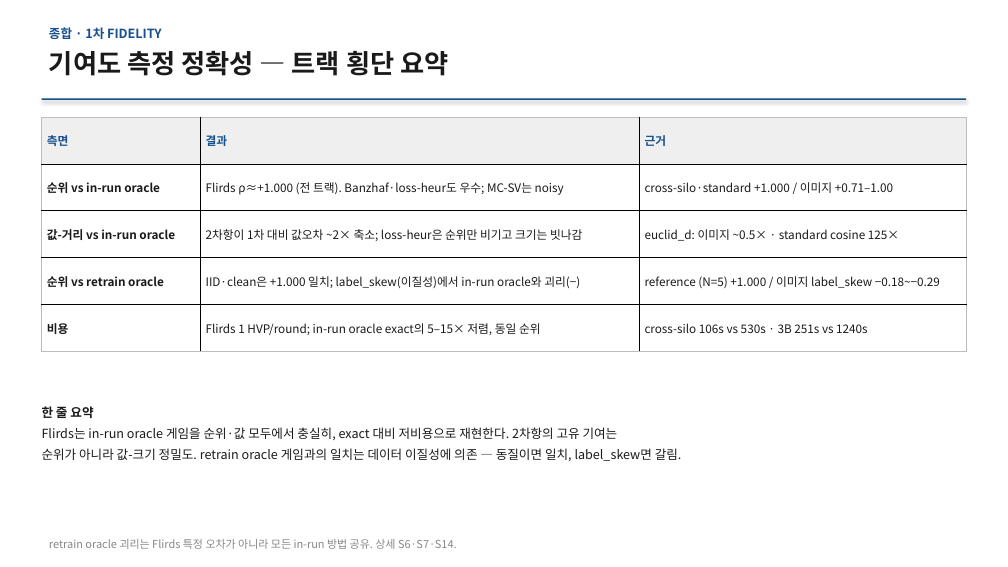
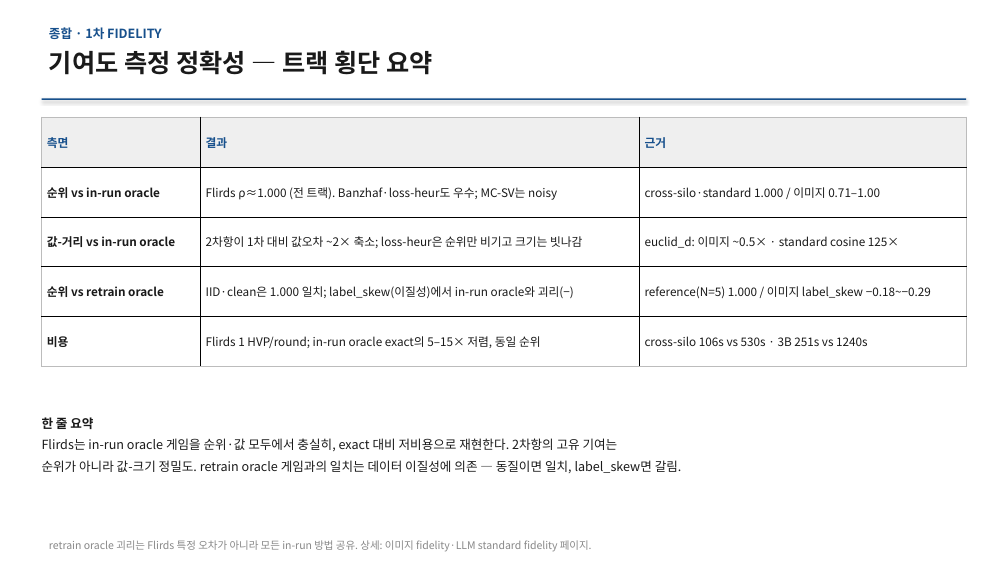
Before and after one commit to YongheeChoi/flirds, a slide deck: slide 12 of research-wiki/presentations/2026-06-results-report/flirds-results-2026-06.pptx (slide 16 before the commit). Drawn at 1008x567 pixels with LibreOffice and Linux fonts; fonts in the diff are those of the drawing. Boxes give left, top, right and bottom in pixels: in the first picture for what was removed or moved away, otherwise in the second. Text is boxed around its words. In the diff, an @@ line names an element or a change of style, - is before the commit and + after.

```diff
--- a/research-wiki/presentations/2026-06-results-report/flirds-results-2026-06.pptx
+++ b/research-wiki/presentations/2026-06-results-report/flirds-results-2026-06.pptx
@@ text "기여도 측정 정확성 — 트랙 ..." at (x1=49, y1=50, x2=433, y2=75): size 25 to 24 pt @@
@@ table at (x1=42, y1=117, x2=966, y2=367) @@
-row 2, column 2: Flirds ρ≈+1.000 (전 트랙). Banzhaf·loss-heur도 우수; MC-SV는 noisy
+row 2, column 2: Flirds ρ≈1.000 (전 트랙). Banzhaf·loss-heur도 우수; MC-SV는 noisy
-row 2, column 3: cross-silo·standard +1.000 / 이미지 +0.71–1.00
+row 2, column 3: cross-silo·standard 1.000 / 이미지 0.71–1.00
-row 4, column 2: IID·clean은 +1.000 일치; label_skew(이질성)에서 in-run oracle와 괴리(−)
+row 4, column 2: IID·clean은 1.000 일치; label_skew(이질성)에서 in-run oracle와 괴리(−)
-row 4, column 3: reference (N=5) +1.000 / 이미지 label_skew −0.18~−0.29
+row 4, column 3: reference(N=5) 1.000 / 이미지 label_skew −0.18~−0.29
@@ text "한 줄 요약" moved from (x1=42, y1=403, x2=682, y2=461) to (x1=42, y1=415, x2=682, y2=473) @@
@@ text at (x1=49, y1=540, x2=592, y2=552): text changed; size 10.5 to 10 pt @@
-retrain oracle 괴리는 Flirds 특정 오차가 아니라 모든 in-run 방법 공유. 상세 S6·S7·S14.
+retrain oracle 괴리는 Flirds 특정 오차가 아니라 모든 in-run 방법 공유. 상세: 이미지 fidelity·LLM standard fidelity 페이지.
```
Also in this commit, not shown: 13 other slides changed, 4 slides removed, 20 other files.
